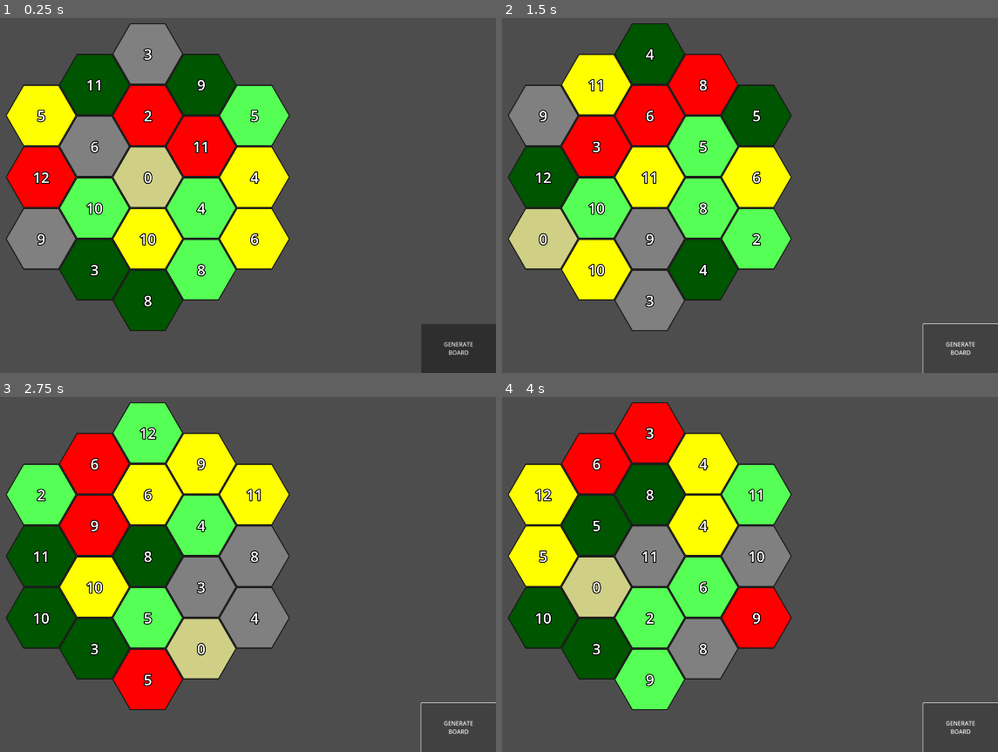
Above: before the commit, frames 1-4 (two rows, left to right).
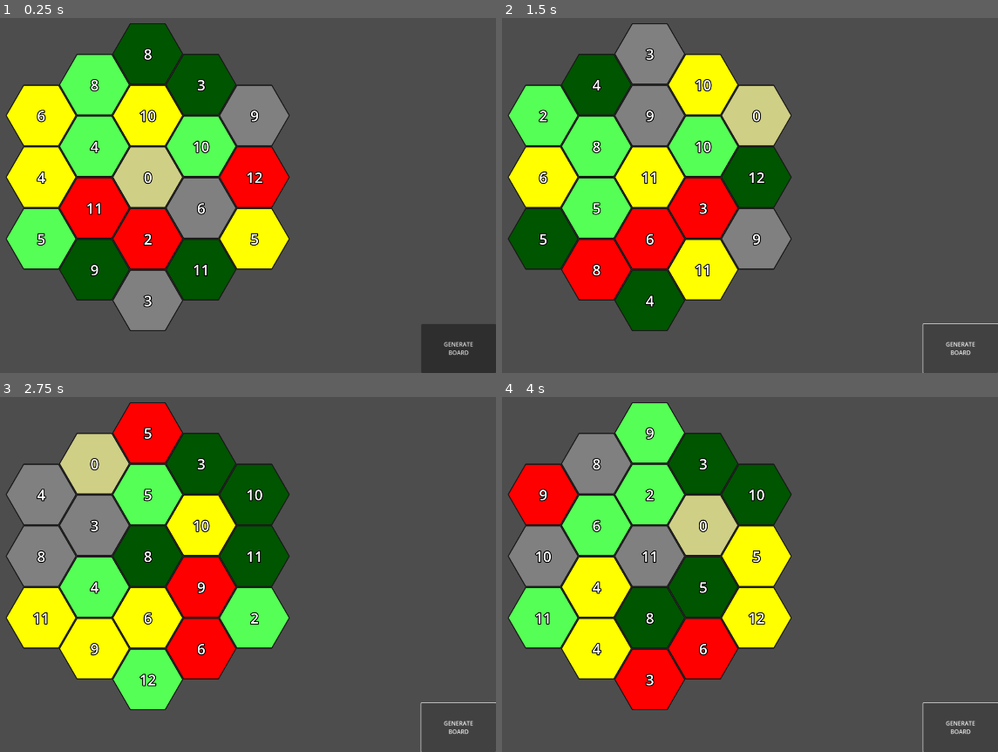
Above: after the commit, the same moments.

Repository: pan-kuleczka/catan-godot
Game: Godot game, scene res://main.tscn
The game is run twice, just before and just after one commit, with the same random seed, the same clock (stepped at 60 frames per second) and the same inputs.
Inputs:
- Up to frame 1 (0.25 s): no input
- Up to frame 2 (1.5 s): click "GENERATE BOARD" at 0.5 s; click "GENERATE BOARD" at 1.25 s
- Up to frame 3 (2.75 s): click "GENERATE BOARD" at 2 s
- Up to frame 4 (4 s): tap Enter at 2.75 s; tap Space at 3.5 s

The runs differ from the first frame. In frame 1, 25% of the frame differs, in the area x 1-59%, y 1-88%; in frame 2, 28%; in frame 3, 31%; in frame 4, 31%.

Commit message:
Added utils, reworked positions
Implemented custom Set, UnorderedMap, UnorderedSet, and changed back to more intuitive TilePosition class

Diff:
--- a/board/edge_position.gd
+++ b/board/edge_position.gd
@@ -1,2 +1,41 @@
 class_name EdgePosition
 extends Resource
+
+# I will use the following assumptions:
+# 1.	An 'edge position' is an edge of the game board
+# 2.	An edge position is uniquely identified by a hex and
+#		one of its three top sides
+
+enum EdgeDir
+{
+	TOP_LEFT,
+	TOP,
+	TOP_RIGHT
+}
+
+var tile_position : TilePosition
+var direction : EdgeDir
+
+func _init(_tile_position : TilePosition = TilePosition.new(0, 0), _direction : EdgeDir = EdgeDir.TOP_LEFT):
+	tile_position = _tile_position
+	direction = _direction
+
+func get_neighbor_tiles() -> Array[TilePosition]:
+	match direction:
+		EdgeDir.TOP_LEFT:
+			return [
+				tile_position,
+				tile_position.get_neighbor(TilePosition.TileNeighbor.TOP_LEFT)
+			]
+		EdgeDir.TOP:
+			return [
+				tile_position,
+				tile_position.get_neighbor(TilePosition.TileNeighbor.TOP)
+			]
+		EdgeDir.TOP_RIGHT:
+			return [
+				tile_position,
+				tile_position.get_neighbor(TilePosition.TileNeighbor.TOP_RIGHT)
+			]
+		_:
+			return []
--- a/board/game_board.gd
+++ b/board/game_board.gd
@@ -18,16 +18,16 @@
 	var tiles : Dictionary = map.tiles
 	$"Center/BoardLayer".clear()
 	$"Center/BoardNumbers".clear()
-	for board_position : Vector2i in tiles.keys():
-		var tile : MapTile = tiles[board_position]
+	for tile_position : TilePosition in tiles.keys():
+		var tile : MapTile = tiles[tile_position]
 		$"Center/BoardLayer".set_cell(
-			board_position,
+			tile_position.to_vec2i(),
 			tile.type,
 			Vector2i(0, 0)
 
 		)
 		$Center/BoardNumbers.set_cell(
-			board_position,
+			tile_position.to_vec2i(),
 			0,
 			Vector2i(0, 0),
 			tile.number
--- a/board/game_map.gd
+++ b/board/game_map.gd
@@ -2,14 +2,13 @@
 extends Resource
 
 var tiles : Dictionary
-var robber_position : Vector2i
-var pirate_position : Vector2i
+var robber_position : TilePosition
+var pirate_position : TilePosition
 
 func _init(_map_scheme : MapScheme) -> void:
 	tiles = generate_map(_map_scheme)
-
-#def __str__(self) -> str:
-	#return "\n".join([" ".join([str(tile) for tile in row]) for row in tiles])
+	robber_position = null
+	pirate_position = null
 
 func generate_map(map_scheme : MapScheme) -> Dictionary:
 	var scheme : Dictionary = map_scheme.map_scheme_tiles
@@ -37,8 +36,8 @@
 			current_number_index += 1
 	return tiles
 
-func get_tile_type(board_position : Vector2i) -> MapTile.MapTileType:
-	return tiles[board_position].tile_type
+func get_tile_type(tile_position : TilePosition) -> MapTile.MapTileType:
+	return tiles[tile_position].tile_type
 
-func get_number(board_position : Vector2i) -> int:
-	return tiles[board_position].number
+func get_number(tile_position : TilePosition) -> int:
+	return tiles[tile_position].number
--- a/board/map_scheme.gd
+++ b/board/map_scheme.gd
@@ -7,15 +7,6 @@
 var land_tile_types : Array[MapTile.MapTileType]
 var land_tile_numbers : Array[int]
 var port_positions : Array[EdgePosition]
-
-static func get_tile_map_layer() -> TileMapLayer:
-	var tile_set : TileSet = TileSet.new()
-	tile_set.tile_shape = TileSet.TILE_SHAPE_HEXAGON
-	tile_set.tile_layout = tile_set.TileLayout.TILE_LAYOUT_DIAMOND_RIGHT
-	tile_set.tile_offset_axis = TileSet.TILE_OFFSET_AXIS_VERTICAL
-	var tile_map_layer : TileMapLayer = TileMapLayer.new()
-	tile_map_layer.tile_set = tile_set
-	return tile_map_layer
 
 func _init(
 		_map_scheme_tiles : Dictionary,
@@ -36,25 +27,21 @@
 static func _generate_map_scheme_tiles(max_land_dist : int):
 	var generated_map_scheme_tiles : Dictionary = {}
 
-	# Assuming the Map_tile_set.tres settings, that is
-	# 1. A hexagonal TileMap
-	# 2. Diamond right Layout
-
-
-	var current_tiles : Set = Set.new({Vector2i(0, 0) : null})
-	var next_tiles : Set = Set.new()
+	var current_tiles : UnorderedSet = UnorderedSet.new([TilePosition.new(0, 0)])
+	var next_tiles : UnorderedSet = UnorderedSet.new()
 
 	for i in range(max_land_dist):
 		next_tiles.clear()
-		for tile in current_tiles.get_elems():
-			for neighbor in get_tile_map_layer().get_surrounding_cells(tile):
+		for tile_position : TilePosition in current_tiles.get_elems():
+			for neighbor : TilePosition in tile_position.get_neighbors():
 				next_tiles.insert(neighbor)
-			next_tiles.insert(tile)
+			next_tiles.insert(tile_position)
 		current_tiles = next_tiles
-		next_tiles = Set.new()
+		next_tiles = UnorderedSet.new()
 
-	for tile in current_tiles.get_elems():
-		generated_map_scheme_tiles[tile] = MapSchemeTileType.LAND
+	for tile_position in current_tiles.get_elems():
+		generated_map_scheme_tiles[tile_position] = MapSchemeTileType.LAND
+
 	return generated_map_scheme_tiles
 
 
--- /dev/null
+++ b/board/tile_position.gd
@@ -0,0 +1,68 @@
+class_name TilePosition
+extends Resource
+
+# Basically a Vector2i upgrade
+enum TileNeighbor
+{
+	TOP_LEFT,
+	TOP,
+	TOP_RIGHT,
+	BOTTOM_RIGHT,
+	BOTTOM,
+	BOTTOM_LEFT
+}
+
+var position : Vector2i
+
+func _init(_x : int, _y : int) -> void:
+	position = Vector2i(_x, _y)
+
+func _hash() -> int:
+	return hash(position)
+
+func _eq(other : Variant) -> bool:
+	if other.get_class() != self.get_class():
+		return false
+	return position == other.position
+
+static func from_vec2i(v : Vector2i) -> TilePosition:
+	return TilePosition.new(v.x, v.y)
+
+func to_vec2i() -> Vector2i:
+	return position
+
+func get_neighbor(tile_neighbor : TileNeighbor) -> TilePosition:
+	match tile_neighbor:
+		TileNeighbor.TOP_LEFT:
+			return TilePosition.new(x, y - 1)
+		TileNeighbor.TOP:
+			return TilePosition.new(x + 1, y - 1)
+		TileNeighbor.TOP_RIGHT:
+			return TilePosition.new(x + 1, y)
+		TileNeighbor.BOTTOM_RIGHT:
+			return TilePosition.new(x, y + 1)
+		TileNeighbor.BOTTOM:
+			return TilePosition.new(x - 1, y + 1)
+		TileNeighbor.BOTTOM_LEFT:
+			return TilePosition.new(x - 1, y)
+		_:
+			return self
+
+func get_neighbors() -> Array[TilePosition]:
+	var neighbors : Array[TilePosition] = []
+	for n in TileNeighbor.values():
+		neighbors.append(get_neighbor(n))
+	return neighbors
+
+# Interface to interact with the Vector2i
+var x : int:
+	set(new_value):
+		position.x = new_value
+	get():
+		return position.x
+
+var y : int:
+	set(new_value):
+		position.y = new_value
+	get():
+		return position.y
--- a/board/vertex_position.gd
+++ b/board/vertex_position.gd
@@ -12,38 +12,26 @@
 	RIGHT
 }
 
-var position : Vector2i
+var tile_position : TilePosition
 var direction : VertexDir
 
-func _init(_position : Vector2i = Vector2i(0, 0), _direction : VertexDir = VertexDir.LEFT):
-	position = _position
+func _init(_tile_position : TilePosition = TilePosition.new(0, 0), _direction : VertexDir = VertexDir.LEFT):
+	tile_position = _tile_position
 	direction = _direction
 
-func get_neighbors() -> Array[Vector2i]:
+func get_neighbor_tiles() -> Array[TilePosition]:
 	match direction:
 		VertexDir.LEFT:
 			return [
-				position,
-				MapScheme.get_tile_map_layer().get_neighbor_cell(
-					position,
-					TileSet.CELL_NEIGHBOR_BOTTOM_LEFT_SIDE
-				),
-				MapScheme.get_tile_map_layer().get_neighbor_cell(
-					position,
-					TileSet.CELL_NEIGHBOR_TOP_LEFT_SIDE
-				)
+				tile_position,
+				tile_position.get_neighbor(TilePosition.TileNeighbor.BOTTOM_LEFT),
+				tile_position.get_neighbor(TilePosition.TileNeighbor.TOP_LEFT)
 			]
 		VertexDir.RIGHT:
 			return [
-				position,
-				MapScheme.get_tile_map_layer().get_neighbor_cell(
-					position,
-					TileSet.CELL_NEIGHBOR_BOTTOM_RIGHT_SIDE
-				),
-				MapScheme.get_tile_map_layer().get_neighbor_cell(
-					position,
-					TileSet.CELL_NEIGHBOR_TOP_RIGHT_SIDE
-				)
+				tile_position,
+				tile_position.get_neighbor(TilePosition.TileNeighbor.BOTTOM_RIGHT),
+				tile_position.get_neighbor(TilePosition.TileNeighbor.TOP_RIGHT)
 			]
 		_:
 			return []
--- /dev/null
+++ b/cards/card.gd
@@ -0,0 +1,2 @@
+class_name Card
+extends Resource
--- /dev/null
+++ b/cards/resource_card.gd
@@ -0,0 +1,7 @@
+class_name ResourceCard
+extends Card
+
+var resource : GameResource
+
+func _init(_resource : GameResource) -> void:
+	resource = _resource
--- /dev/null
+++ b/enums/game_resource.gd
@@ -0,0 +1,11 @@
+class_name GameResource
+enum {
+	WOOD,
+	BRICK,
+	WOOL,
+	WHEAT,
+	ORE,
+	CLOTH,
+	COIN,
+	PAPER,
+}
--- /dev/null
+++ b/utils/unordered_map.gd
@@ -0,0 +1,53 @@
+class_name UnorderedMap
+extends Resource
+
+# This is a Dictionary that supports _eq and _hash functions, so that using
+# Dictionaries with objects FINALLY makes sense (why is this not implemented in Godot???)
+
+var dictionary : Dictionary = {}
+# Maps hashes to arrays of pairs (key, value)
+
+func _init():
+	pass
+
+func set_value(key : Variant, value : Variant) -> void:
+	var key_hash : int = key._hash()
+	if not dictionary.has(key_hash):
+		dictionary[key_hash] = []
+	for i in range(len(dictionary[key_hash])):
+		if dictionary[key_hash][i][0]._eq(key):
+			dictionary[key_hash][i][1] = value
+			return
+	dictionary[key_hash].append([key, value])
+
+func get_value(key : Variant) -> Variant:
+	var key_hash : int = key._hash()
+	for i in range(len(dictionary[key_hash])):
+		if dictionary[key_hash][i][0]._eq(key):
+			return dictionary[key_hash][i][1]
+	return null
+
+func erase(key : Variant) -> bool:
+	var key_hash : int = key._hash()
+	for i in range(len(dictionary[key_hash])):
+		if dictionary[key_hash][i][0]._eq(key):
+			dictionary[key_hash].erase(dictionary[key_hash][i])
+			return true
+	return false
+
+func keys() -> Array[Variant]:
+	var ckeys : Array[Variant] = []
+	for key_hash in dictionary.keys():
+		for p in dictionary[key_hash]:
+			ckeys.append(p[0])
+	return ckeys
+
+func values() -> Array[Variant]:
+	var cvalues : Array[Variant] = []
+	for key_hash in dictionary.keys():
+		for p in dictionary[key_hash]:
+			cvalues.append(p[1])
+	return cvalues
+
+func clear() -> void:
+	dictionary.clear()
--- /dev/null
+++ b/utils/unordered_set.gd
@@ -0,0 +1,25 @@
+class_name UnorderedSet
+extends Resource
+
+# A set using the UnorderedMap
+var map : UnorderedMap
+
+func _init(_arr : Array = []) -> void:
+	map = UnorderedMap.new()
+	for x : Variant in _arr:
+		insert(x)
+
+func insert(x : Variant) -> void:
+	map.set_value(x, true)
+
+func has(x : Variant) -> bool:
+	return x in map.keys()
+
+func erase(x : Variant) -> bool:
+	return map.erase(x)
+
+func clear() -> void:
+	map.clear()
+
+func get_elems() -> Array[Variant]:
+	return map.keys()
Not shown, removed: Bank.py
